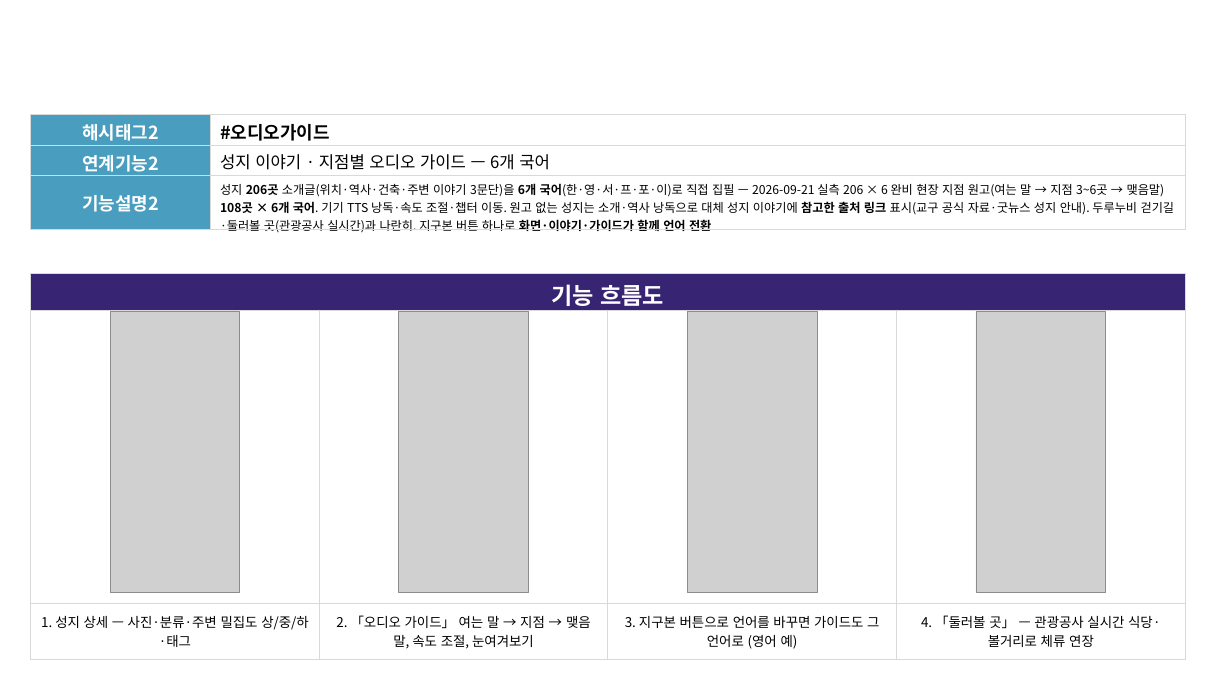
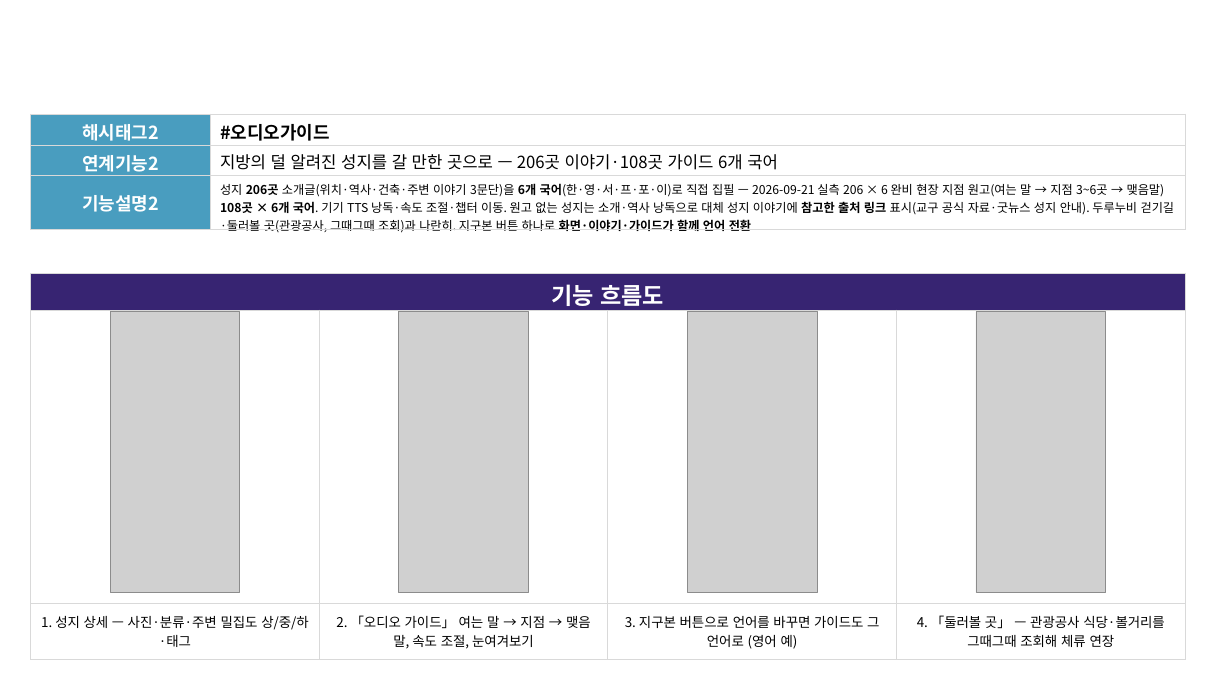
Before and after one commit to linkcontent7-huisun/visitholykorea, a slide deck: slide 6 of docs/10-product/공모전/원본-공모전제출/기능설명서_2026-09-21.pptx. Drawn at 1232x693 pixels with LibreOffice and Linux fonts; fonts in the diff are those of the drawing; grey boxes stand for pictures; background and template pictures are left out. Boxes give left, top, right and bottom in pixels: in the first picture for what was removed or moved away, otherwise in the second. Text is boxed around its words. In the diff, an @@ line names an element or a change of style, - is before the commit and + after.

```diff
--- a/docs/10-product/공모전/원본-공모전제출/기능설명서_2026-09-21.pptx
+++ b/docs/10-product/공모전/원본-공모전제출/기능설명서_2026-09-21.pptx
@@ table at (30, 115, 1186, 253) @@
-row 2, column 2: 성지 이야기 · 지점별 오디오 가이드 — 6개 국어
+row 2, column 2: 지방의 덜 알려진 성지를 갈 만한 곳으로 — 206곳 이야기·108곳 가이드 6개 국어
-row 3, column 2: 성지 206곳 소개글(위치·역사·건축·주변 이야기 3문단)을 6개 국어(한·영·서·프·포·이)로 직접 집필 — 2026-09-21 실측 206 × 6 완비 현장 지점 원고(여는 말 → 지점 3~6곳 → 맺음말) 108곳 × 6개 국어. 기기 TTS 낭독·속도 조절·챕터 이동. 원고 없는 성지는 소개·역사 낭독으로 대체 성지 이야기에 참고한 출처 링크 표시(교구 공식 자료·굿뉴스 성지 안내). 두루누비 걷기길·둘러볼 곳(관광공사 실시간)과 나란히. 지구본 버튼 하나로 화면·이야기·가이드가 함께 언어 전환
+row 3, column 2: 성지 206곳 소개글(위치·역사·건축·주변 이야기 3문단)을 6개 국어(한·영·서·프·포·이)로 직접 집필 — 2026-09-21 실측 206 × 6 완비 현장 지점 원고(여는 말 → 지점 3~6곳 → 맺음말) 108곳 × 6개 국어. 기기 TTS 낭독·속도 조절·챕터 이동. 원고 없는 성지는 소개·역사 낭독으로 대체 성지 이야기에 참고한 출처 링크 표시(교구 공식 자료·굿뉴스 성지 안내). 두루누비 걷기길·둘러볼 곳(관광공사, 그때그때 조회)과 나란히. 지구본 버튼 하나로 화면·이야기·가이드가 함께 언어 전환
@@ table at (30, 274, 1184, 656) @@
-row 3, column 4: 4. 「둘러볼 곳」 — 관광공사 실시간 식당·볼거리로 체류 연장
+row 3, column 4: 4. 「둘러볼 곳」 — 관광공사 식당·볼거리를 그때그때 조회해 체류 연장
```
Also in this commit, not shown: 7 other slides changed, 4 other files.
